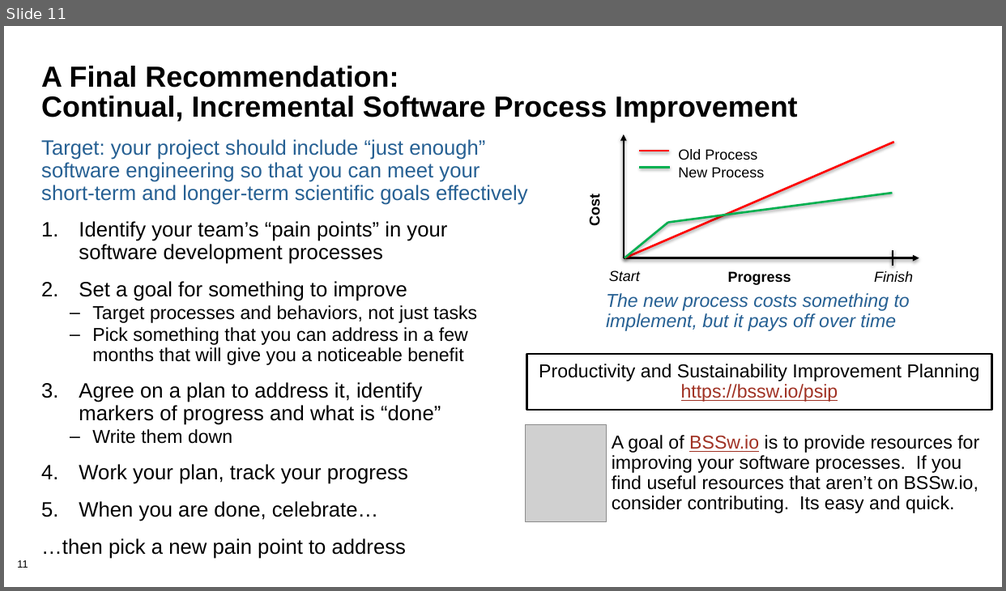
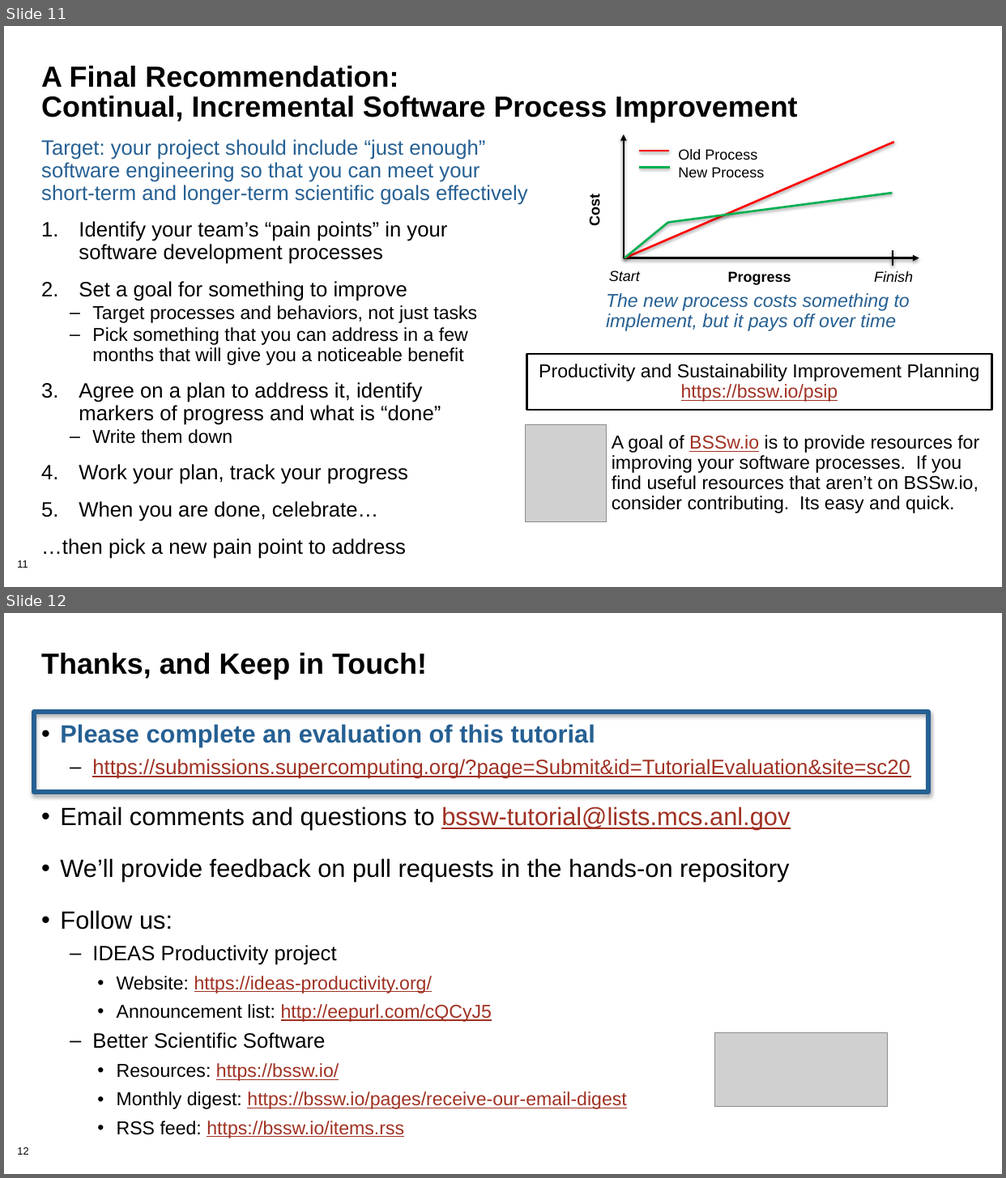
Before and after one commit to betterscientificsoftware/bssw-tutorial, a slide deck: presentations/11-summary.pptx. Shown one above the other, each under a label of ours: slide 11 before the commit, slides 11 and 12 after it. The pictures are 1006x591 and 1006x1178 pixels, drawn with LibreOffice and Linux fonts; fonts in the diff are those of the drawing; grey boxes stand for pictures; background and template pictures are left out. Boxes give left, top, right and bottom in pixels: in the first picture for what was removed or moved away, otherwise in the second. Text is boxed around its words. In the diff, an @@ line names an element or a change of style, - is before the commit and + after.

Commit message:
Ongoing minor revisions

```diff
--- a/presentations/11-summary.pptx
+++ b/presentations/11-summary.pptx
@@ slide 12 added at (x1=4, y1=613, x2=1002, y2=1174), background #FFFFFF; not listed: 1 template element that a slide beside it also shows @@
@@ title added at (x1=41, y1=653, x2=427, y2=679), 28 pt, text #000000, bold @@
+Thanks, and Keep in Touch!
@@ rectangle added at (x1=34, y1=712, x2=928, y2=792), outline #266093 4.5 pt @@
@@ text added at (x1=60, y1=724, x2=910, y2=1139), 18 pt, text #A03123, underline @@
+• Please complete an evaluation of this tutorial
+  – https://submissions.supercomputing.org/?page=Submit&id=TutorialEvaluation&site=sc20
+• Email comments and questions to bssw-tutorial@lists.mcs.anl.gov
+• We’ll provide feedback on pull requests in the hands-on repository
+• Follow us:
+  – IDEAS Productivity project
+    • Website: https://ideas-productivity.org/
+    • Announcement list: http://eepurl.com/cQCyJ5
+  – Better Scientific Software
+    • Resources: https://bssw.io/
+    • Monthly digest: https://bssw.io/pages/receive-our-email-digest
+    • RSS feed: https://bssw.io/items.rss
@@ picture added at (x1=714, y1=1033, x2=888, y2=1107) @@
```
